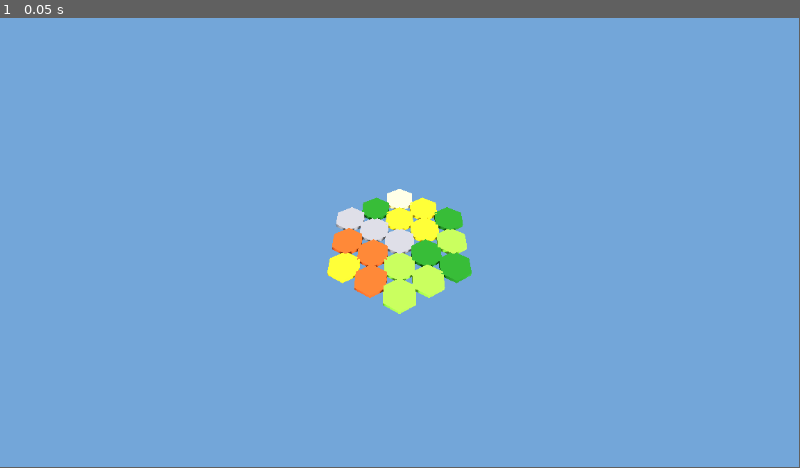
Above: before the commit, frame 1.
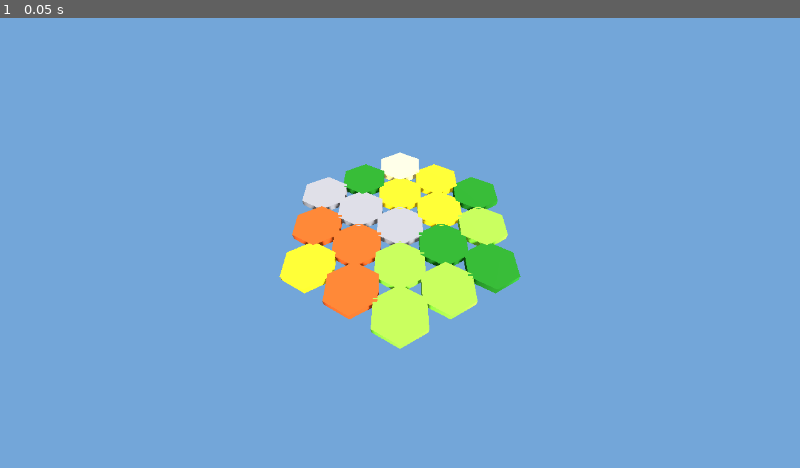
Above: after the commit, the same moment.

Repository: jfernan6/hex-settlers
Game: Godot game, scene res://scenes/main.tscn
The game is run twice, just before and just after one commit, with the same random seed, the same clock (stepped at 60 frames per second) and the same inputs.
Inputs:
- Up to frame 1 (0.05 s): no input
In our replay, the window is 799x449 before the commit and 800x450 after it. These sizes can differ from the game's own. Grey fills any space a smaller window leaves; there, only what the larger window draws over its background counts as a difference.

The runs differ from the first frame. In frame 1, 6.8% of the frame differs, in the area x 34-66%, y 29-74%.

Commit message:
[Phase 2] Fix camera framing and set window resolution
- Set window to 1280x720 in project.godot (avoids tiny board on 4K display)
- Fixed look_at() call order (must add_child before calling it)
- Tuned camera position and look target to properly frame full board

Co-Authored-By: Claude Sonnet 4.6 (1M context) <noreply@anthropic.com>

Diff:
--- a/project.godot
+++ b/project.godot
@@ -17,6 +17,11 @@
 config/features=PackedStringArray("4.6", "Forward Plus")
 config/run/main_scene="res://scenes/main.tscn"
 
+[display]
+
+window/size/viewport_width=1280
+window/size/viewport_height=720
+
 [editor]
 
 version_control/vcs_plugin="Git"
--- a/scripts/game/main.gd
+++ b/scripts/game/main.gd
@@ -50,10 +50,10 @@
 
 func _setup_camera() -> void:
 	var camera := Camera3D.new()
-	# Pull back far enough to see the full 5-wide board
-	camera.position = Vector3(0.0, 14.0, 11.0)
-	camera.rotation_degrees = Vector3(-52.0, 0.0, 0.0)
+	camera.position = Vector3(0.0, 8.5, 7.5)
 	add_child(camera)
+	# Shift look target slightly toward camera so the full board is centered
+	camera.look_at(Vector3(0.0, 0.0, 0.8), Vector3.UP)
 
 # --- Board ---
 
